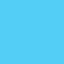
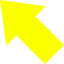
Before/after of a 64 × 64 layered artwork. What changed in the layer stack:
added layer "Layer 2" above "Shape 1" over [0, 0, 64, 64]
hid "Layer 1" over [0, 0, 64, 64]
hid "Layer 0" over [0, 0, 64, 64]
